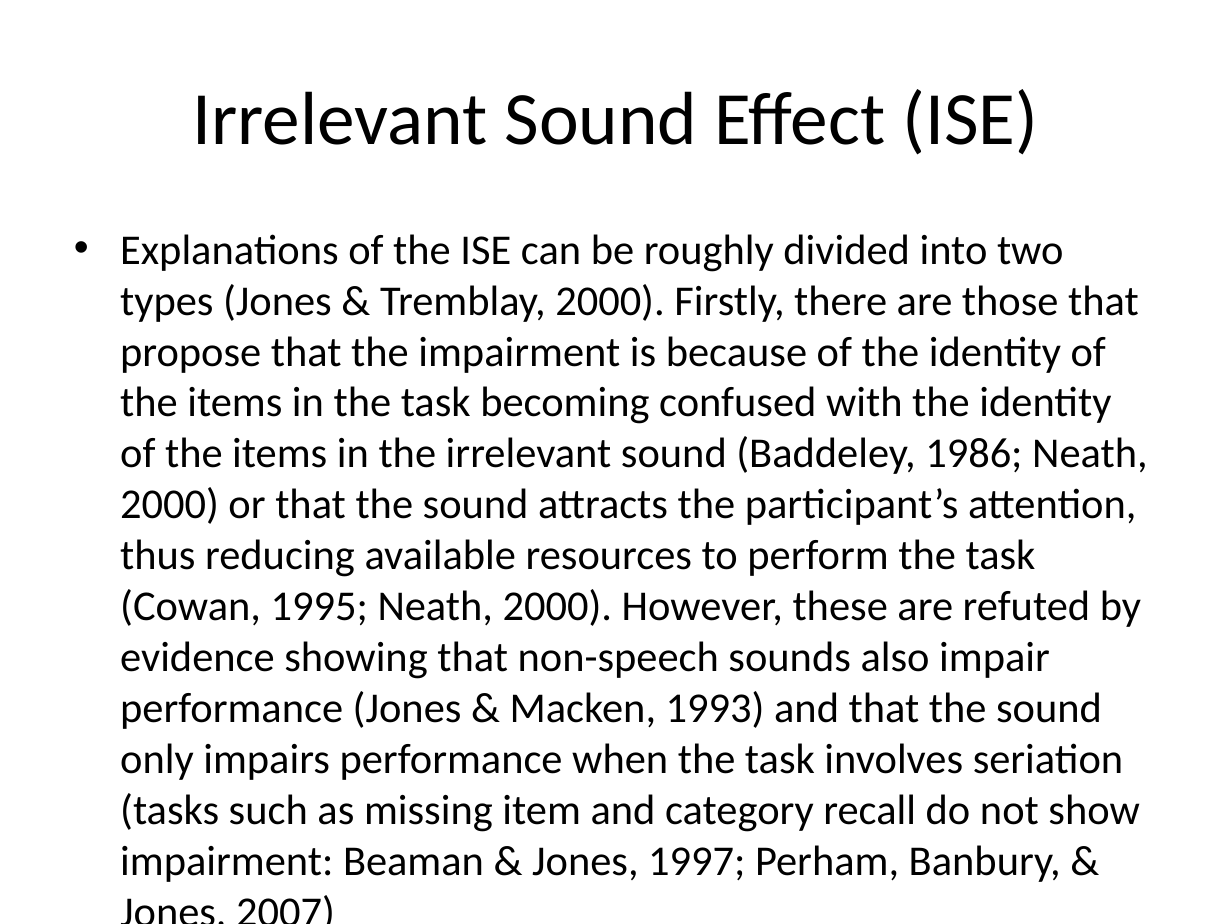
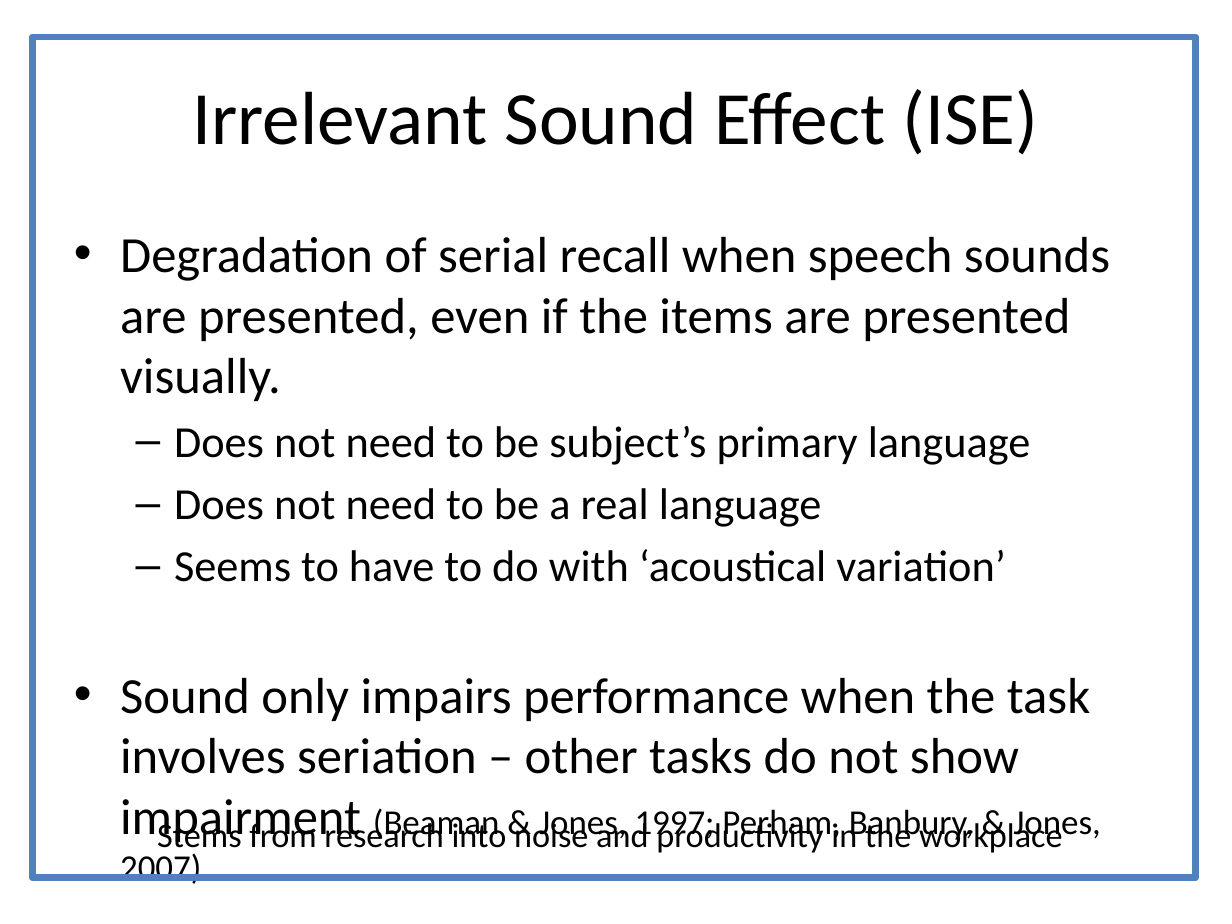
Before and after one commit to asternin/PhDProject, a slide deck: slide 7 of Meetings/22.08.2016-LabRetreat.pptx (slide 8 before the commit). Drawn at 1232x924 pixels with LibreOffice and Linux fonts; fonts in the diff are those of the drawing. Boxes give left, top, right and bottom in pixels: in the first picture for what was removed or moved away, otherwise in the second. Text is boxed around its words. In the diff, an @@ line names an element or a change of style, - is before the commit and + after.

```diff
--- a/Meetings/22.08.2016-LabRetreat.pptx
+++ b/Meetings/22.08.2016-LabRetreat.pptx
@@ rectangle added at (32, 37, 1195, 877), outline #4F81BD 4 pt @@
@@ text at (120, 237, 1110, 847): text changed; size 24.8 to 29.6 pt @@
-• Explanations of the ISE can be roughly divided into two types (Jones & Tremblay, 2000). Firstly, there are those that propose that the impairment is because of the identity of the items in the task becoming confused with the identity of the items in the irrelevant sound (Baddeley, 1986; Neath, 2000) or that the sound attracts the participant’s attention, thus reducing available resources to perform the task (Cowan, 1995; Neath, 2000). However, these are refuted by evidence showing that non-speech sounds also impair performance (Jones & Macken, 1993) and that the sound only impairs performance when the task involves seriation (tasks such as missing item and category recall do not show impairment: Beaman & Jones, 1997; Perham, Banbury, & Jones, 2007)
+• Degradation of serial recall when speech sounds are presented, even if the items are presented visually.
+  – Does not need to be subject’s primary language
+  – Does not need to be a real language
+  – Seems to have to do with ‘acoustical variation’
+• Sound only impairs performance when the task involves seriation – other tasks do not show impairment (Beaman & Jones, 1997; Perham, Banbury, & Jones, 2007)
@@ text added at (157, 819, 1063, 856), 20 pt, text #000000 @@
+Stems from research into noise and productivity in the workplace
```
Also in this commit, not shown: 4 other slides changed, 3 slides added, 3 slides removed, 8 other files.
